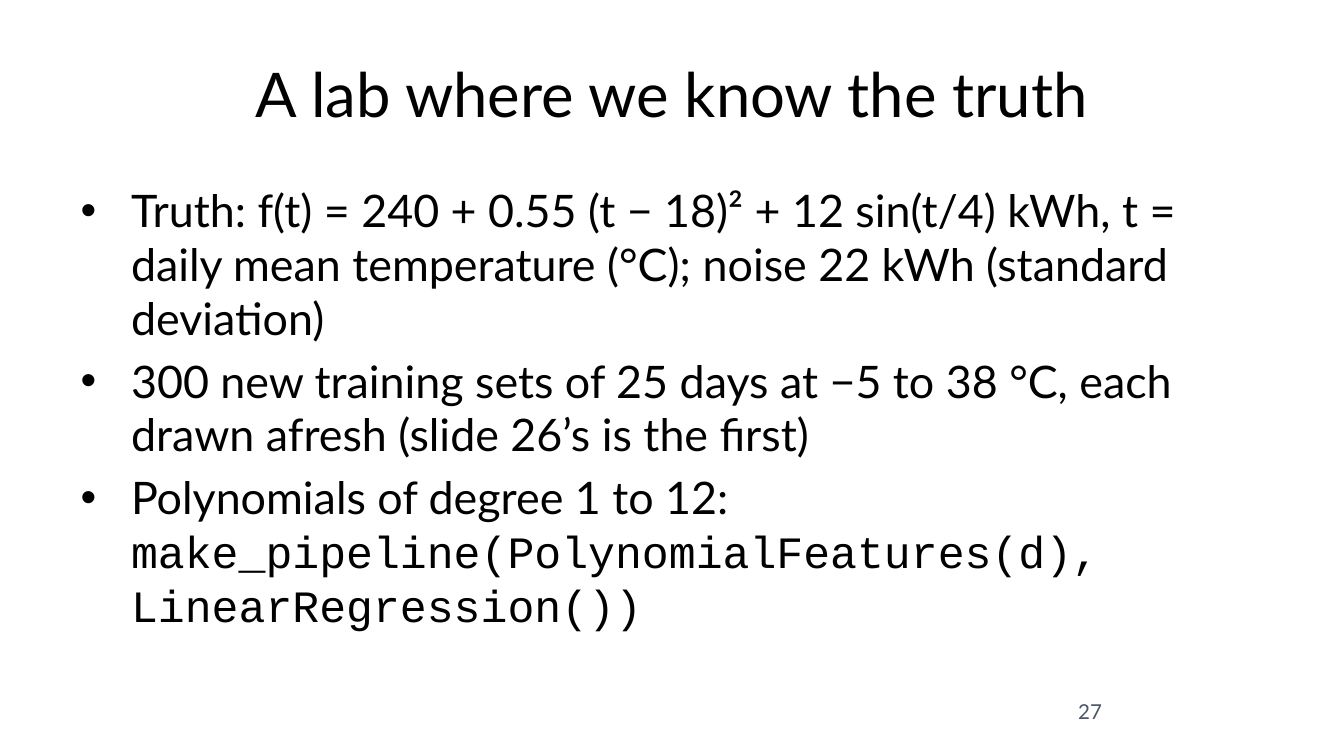
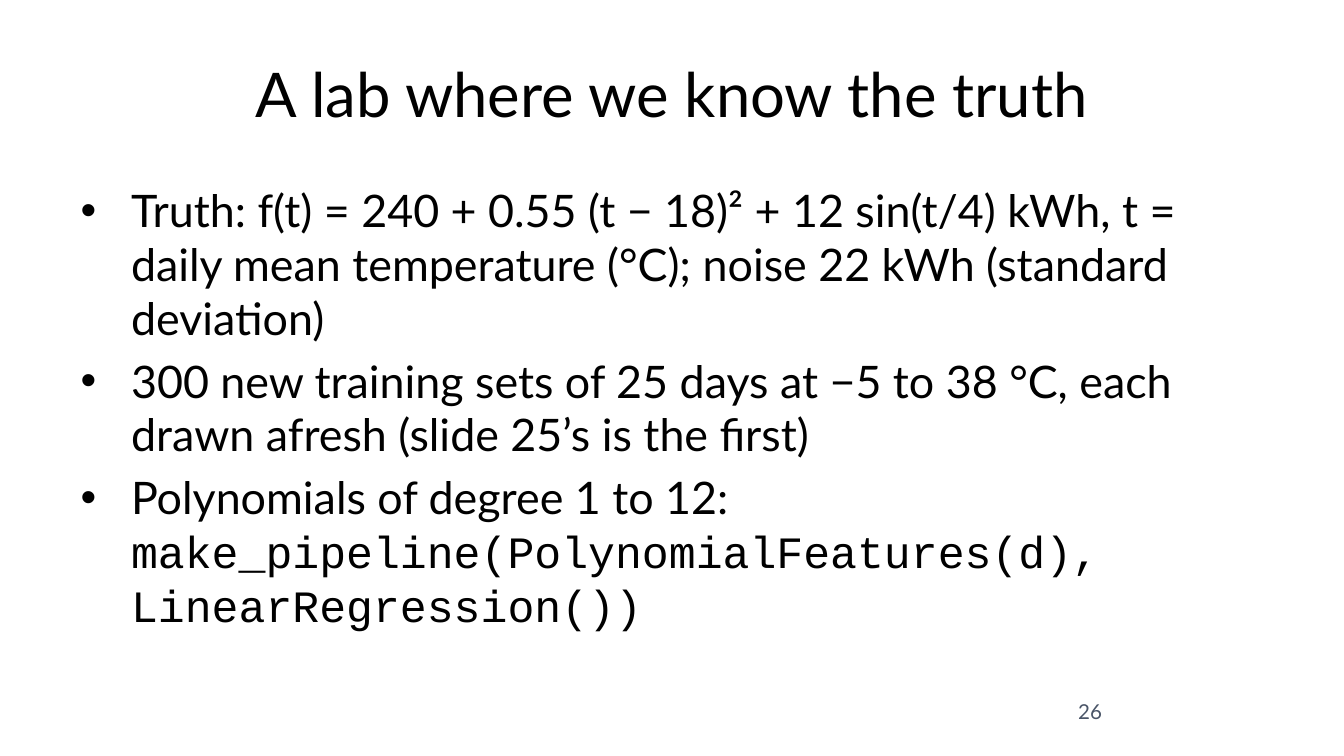
Before and after one commit to fabioantonini/technologies-for-artificial-intelligence, a slide deck: slide 26 of Lessons/05_experimental_methodology/Slides/experimental_methodology_slides.pptx (slide 27 before the commit). Drawn at 1344x756 pixels with LibreOffice and Linux fonts; fonts in the diff are those of the drawing; background and template pictures are left out. Boxes give left, top, right and bottom in pixels: in the first picture for what was removed or moved away, otherwise in the second. Text is boxed around its words. In the diff, an @@ line names an element or a change of style, - is before the commit and + after.

```diff
--- a/Lessons/05_experimental_methodology/Slides/experimental_methodology_slides.pptx
+++ b/Lessons/05_experimental_methodology/Slides/experimental_methodology_slides.pptx
@@ text at (x1=131, y1=365, x2=1171, y2=458): text changed @@
-• 300 new training sets of 25 days at −5 to 38 °C, each drawn afresh (slide 26’s is the first)
+• 300 new training sets of 25 days at −5 to 38 °C, each drawn afresh (slide 25’s is the first)
@@ page number at (x1=1078, y1=704, x2=1102, y2=719): text changed @@
-27
+26
```
Also in this commit, not shown: 11 other slides changed, 1 slide removed, 14 other files.
